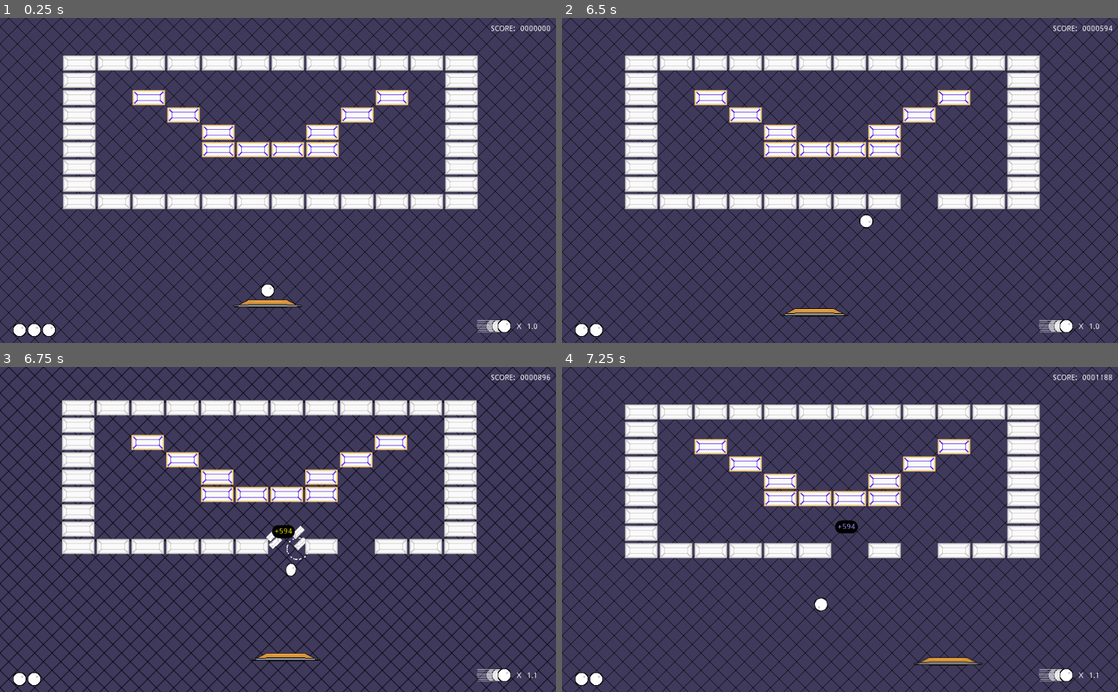
Above: before the commit, frames 1-4 (two rows, left to right).
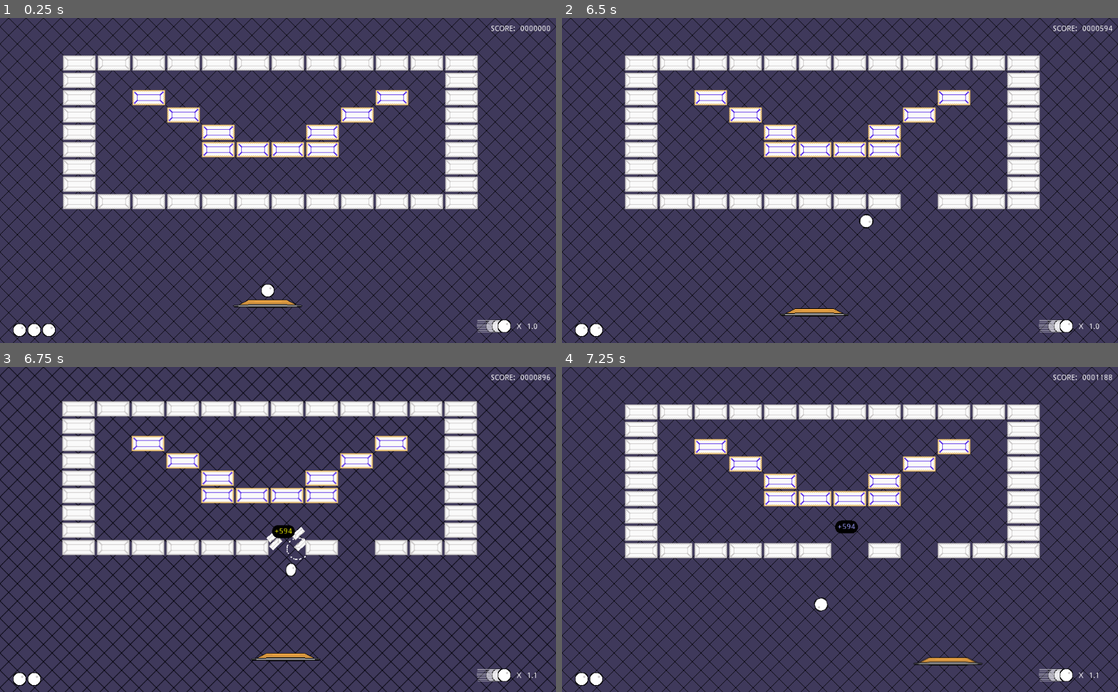
Above: after the commit, the same moments.

Repository: Anatolij-Grigorjev/Breakout4Godot
Game: Godot game, scene res://BreakoutGame.tscn
Two runs of this game, one before a commit and one after it. Both use one fixed random seed, a clock stepped at 60 frames per second and the inputs below.
Inputs (mouse positions are in pixels of both pictures, inside the frame that each line leads up to):
- Up to frame 1 (0.25 s): no input
- Up to frame 2 (6.5 s): tap Enter (ui_accept) at 0.5, 0.77, 3.77, 5 s; move the mouse to (962, 164) at 0.52 s; hold Right (ui_right) 0.53-1.25 s; tap Alt at 0.6, 5.1 s; click (962, 164) at 0.67 s; drag from (728, 196) to (812, 245) at 1.27 s; move the mouse to (895, 109) at 2.02 s; hold Right (ui_right) 2.03-2.75 s; tap Shift at 2.1 s; drag from (812, 245) to (673, 131) at 2.77 s; move the mouse to (1006, 229) at 3.52 s; hold Left (ui_left) 3.53-4.25 s; tap Ctrl at 3.6 s; drag from (673, 131) to (756, 99) at 4.27 s; move the mouse to (867, 180) at 5.02 s; hold Left (ui_left) 5.03-5.75 s; click (867, 180) at 5.17 s; drag from (756, 99) to (728, 196) at 5.77 s
- Up to frame 3 (6.75 s): move the mouse to (400, 513) at 6.52 s; hold Right (ui_right) from 6.53 s (still down); tap Shift at 6.6 s
- Up to frame 4 (7.25 s): keep holding Right (ui_right); tap Enter (ui_accept) at 6.77 s

Frames 1-2 are identical in both runs. In frame 3, 7.3% of the frame differs, in the area x 11-86%, y 10-58%; in frame 4, nothing differs.

Commit message:
try selective camera shake dampener

Diff:
--- a/game/BreakoutGame.gd
+++ b/game/BreakoutGame.gd
@@ -12,6 +12,7 @@
 onready var ball = $Paddle/Ball
 onready var paddle = $Paddle
 onready var ballSmokes = $ParticlesBattery
+onready var camera = $Camera2D
 onready var cameraShake = $Camera2D/ScreenShake
 
 onready var scoreCounter = $GUI/GameHUD/ScoresHUD/AccumCounter
@@ -19,6 +20,9 @@
 onready var ballLossArea = $BallLossArea
 
 var currentScore := 0
+
+var bricks_neutral_position: Vector2
+var sync_bricks_with_camera: bool = false
 
 
 # Called when the node enters the scene tree for the first time.
@@ -30,6 +34,17 @@
 	bricks.connect("map_cleared", self, "_on_bricksmap_cleared")
 	ballLossArea.connect("ball_fell", self, "_on_ball_fallen")
 
+	cameraShake.connect("shake_started", self, "_on_camera_shake_started")
+	cameraShake.connect("shake_ended", self, "_on_camera_shake_ended")
+
+	bricks_neutral_position = bricks.position
+
+
+
+func _process(delta: float):
+	if sync_bricks_with_camera:
+		bricks.position = bricks_neutral_position + 0.25 * camera.offset
+
 
 
 func _on_ball_collided(collision: KinematicCollision2D):
@@ -38,6 +53,16 @@
 		cameraShake.beginShake()
 		_fire_collision_particles(collision)
 		bg.do_pulse(ball.currentSpeedupCoef())
+
+
+func _on_camera_shake_started():
+	sync_bricks_with_camera = true
+
+
+
+func _on_camera_shake_ended():
+	sync_bricks_with_camera = false
+	bricks.position = bricks_neutral_position
 
 
 func _on_brick_damaged(tile_idx: Vector2, old_type: int, new_type: int):
--- a/game/tools/CameraShake.gd
+++ b/game/tools/CameraShake.gd
@@ -6,7 +6,8 @@
 const TRANSITION = Tween.TRANS_SINE
 const EASING = Tween.EASE_OUT_IN
 
-signal onShakeEnded
+signal shake_started
+signal shake_ended
 
 var amplitude = 0
 var priority = 0
@@ -34,7 +35,7 @@
 
 func _onDurationTimeout():
 	$Frequency.stop()
-	emit_signal("onShakeEnded")
+	emit_signal("shake_ended")
 	_reset()
 
 
@@ -43,6 +44,7 @@
 	if (priority < self.priority):
 		return
 
+	emit_signal("shake_started")
 	self.amplitude = amplitude
 	self.priority = priority
 	$Duration.wait_time = duration
